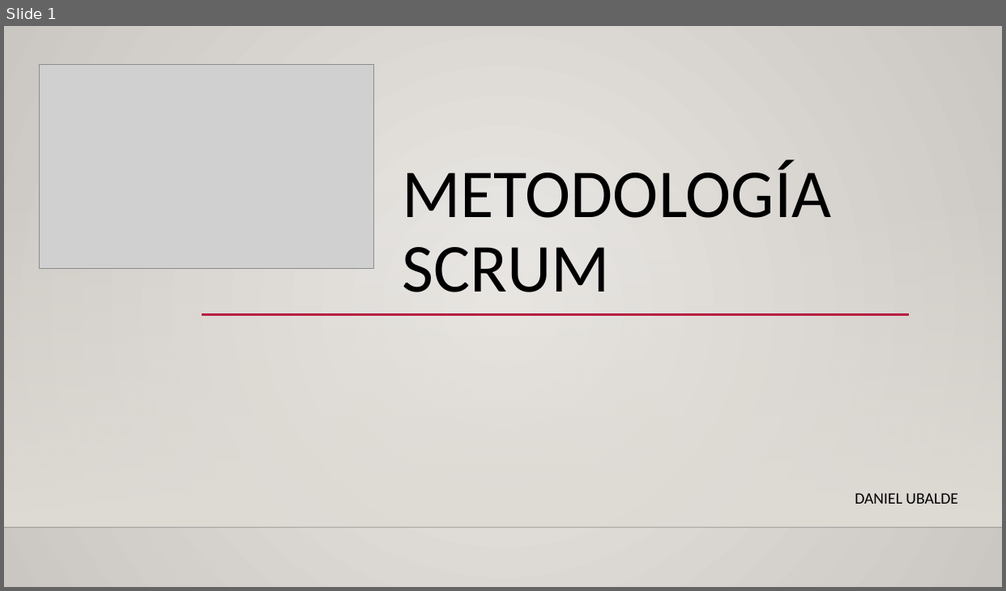
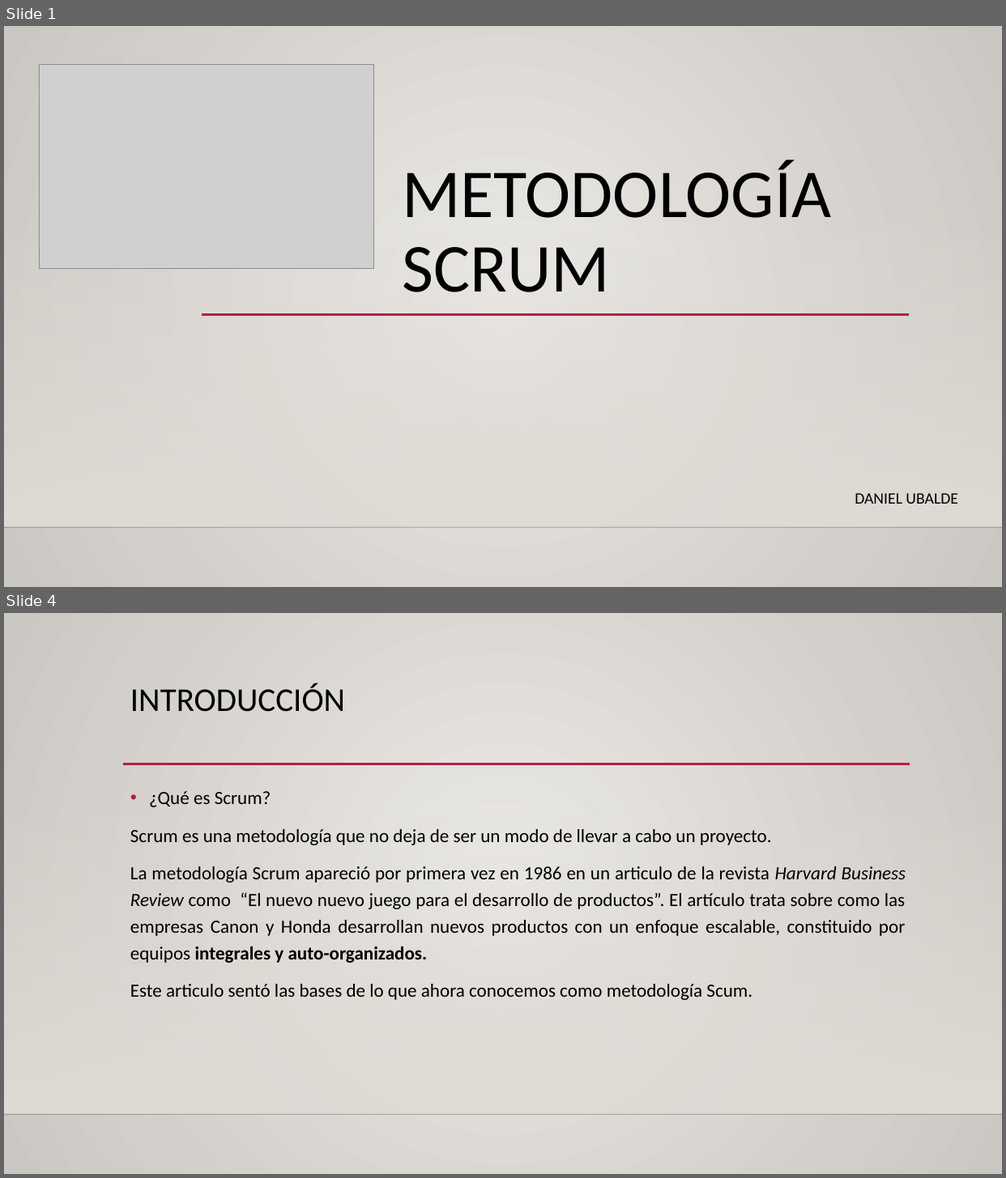
Before and after one commit to Kerjox/EDD_1h, a slide deck: Bloque_01-Rubrica_01/Metodología scrum.pptx. Shown one above the other, each under a label of ours: slide 1 before the commit, slides 1 and 4 after it; the slides between them are not shown. The pictures are 1006x591 and 1006x1178 pixels, drawn with LibreOffice and Linux fonts; fonts in the diff are those of the drawing; grey boxes stand for pictures; background and template pictures are left out. Boxes give left, top, right and bottom in pixels: in the first picture for what was removed or moved away, otherwise in the second. Text is boxed around its words. In the diff, an @@ line names an element or a change of style, - is before the commit and + after.

```diff
--- a/Bloque_01-Rubrica_01/Metodología scrum.pptx
+++ b/Bloque_01-Rubrica_01/Metodología scrum.pptx
@@ slide 4 added at <box>4,613,1002,1174</box>, background gradient #ECEAE7 to #CAC7C1; not listed: 2 template elements that a slide beside it also shows @@
@@ title added at <box>130,683,345,712</box>, 32 pt, text #000000 @@
+INTRODUCCIÓN
@@ line added from (123, 764) to (910, 764), #B71E42 2.5 pt @@
@@ text added at <box>130,791,906,1000</box>, 18 pt, text #000000 @@
+• ¿Qué es Scrum?
+Scrum es una metodología que no deja de ser un modo de llevar a cabo un proyecto.
+La metodología Scrum apareció por primera vez en 1986 en un articulo de la revista Harvard Business Review como “El nuevo nuevo juego para el desarrollo de productos”. El artículo trata sobre como las empresas Canon y Honda desarrollan nuevos productos con un enfoque escalable, constituido por equipos integrales y auto-organizados.
+Este articulo sentó las bases de lo que ahora conocemos como metodología Scum.
```
Also in this commit, not shown: 3 other slides added, 1 slide removed.
